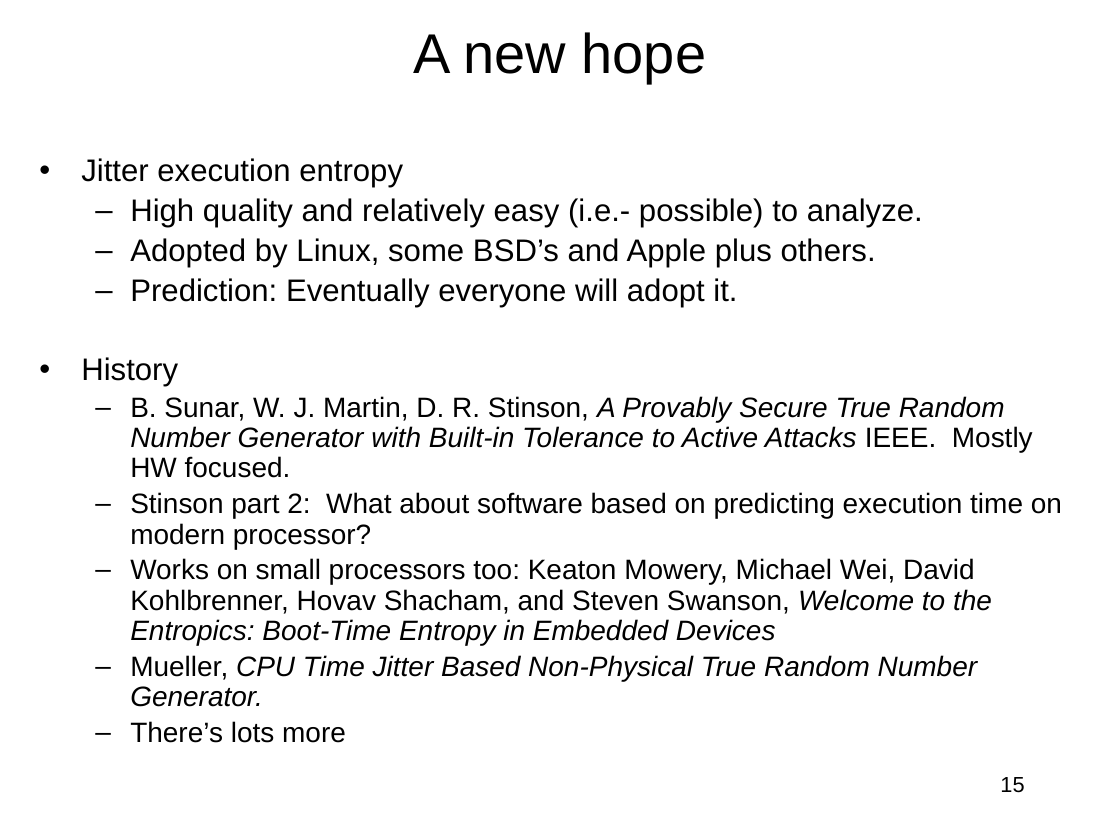
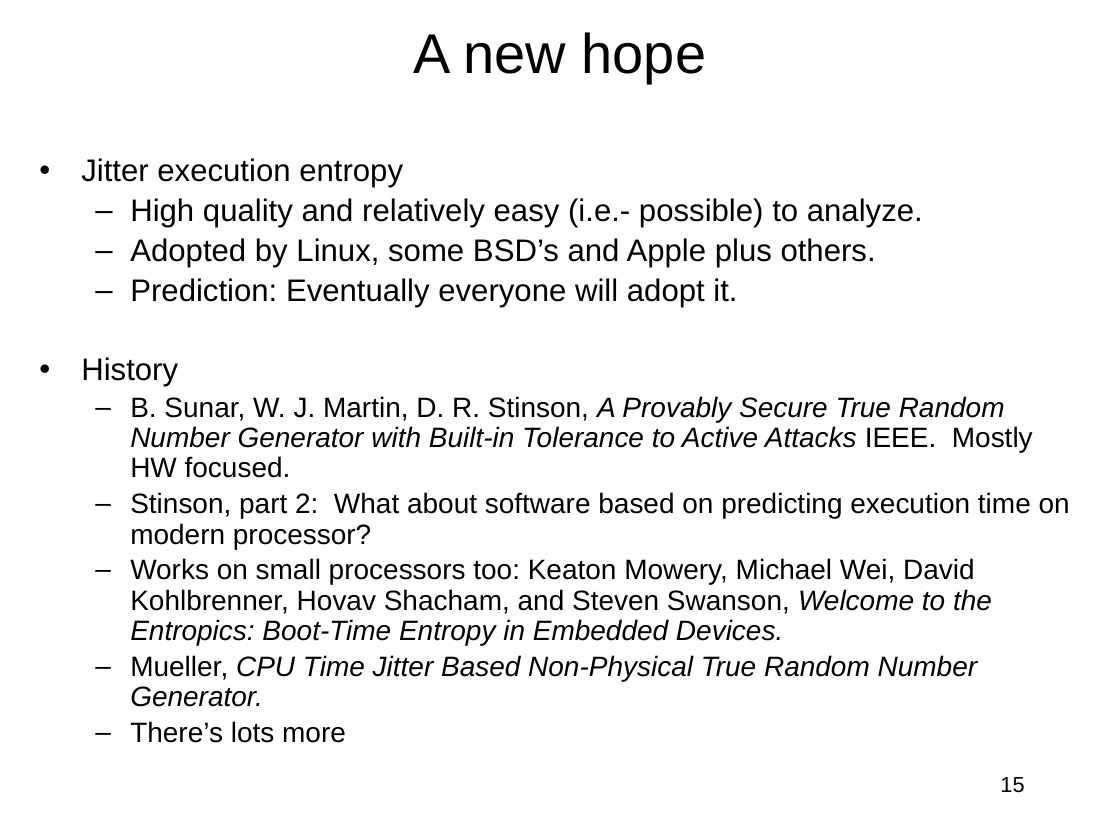
Before and after one commit to jlmucb/class_notes, a slide deck: slide 15 of BerkeleyClass/CS290Spring2013/Lectures/entropy_talk.pptx. Drawn at 1120x840 pixels with LibreOffice and Linux fonts; fonts in the diff are those of the drawing. Boxes give left, top, right and bottom in pixels: in the first picture for what was removed or moved away, otherwise in the second. Text is boxed around its words. In the diff, an @@ line names an element or a change of style, - is before the commit and + after.

Commit message:
spelling.

```diff
--- a/BerkeleyClass/CS290Spring2013/Lectures/entropy_talk.pptx
+++ b/BerkeleyClass/CS290Spring2013/Lectures/entropy_talk.pptx
@@ text at [130, 492, 1070, 645]: text changed @@
-  – Stinson part 2: What about software based on predicting execution time on modern processor?
-  – Works on small processors too: Keaton Mowery, Michael Wei, David Kohlbrenner, Hovav Shacham, and Steven Swanson, Welcome to the Entropics: Boot-Time Entropy in Embedded Devices
+  – Stinson, part 2: What about software based on predicting execution time on modern processor?
+  – Works on small processors too: Keaton Mowery, Michael Wei, David Kohlbrenner, Hovav Shacham, and Steven Swanson, Welcome to the Entropics: Boot-Time Entropy in Embedded Devices.
```
Also in this commit, not shown: 7 other slides changed.
